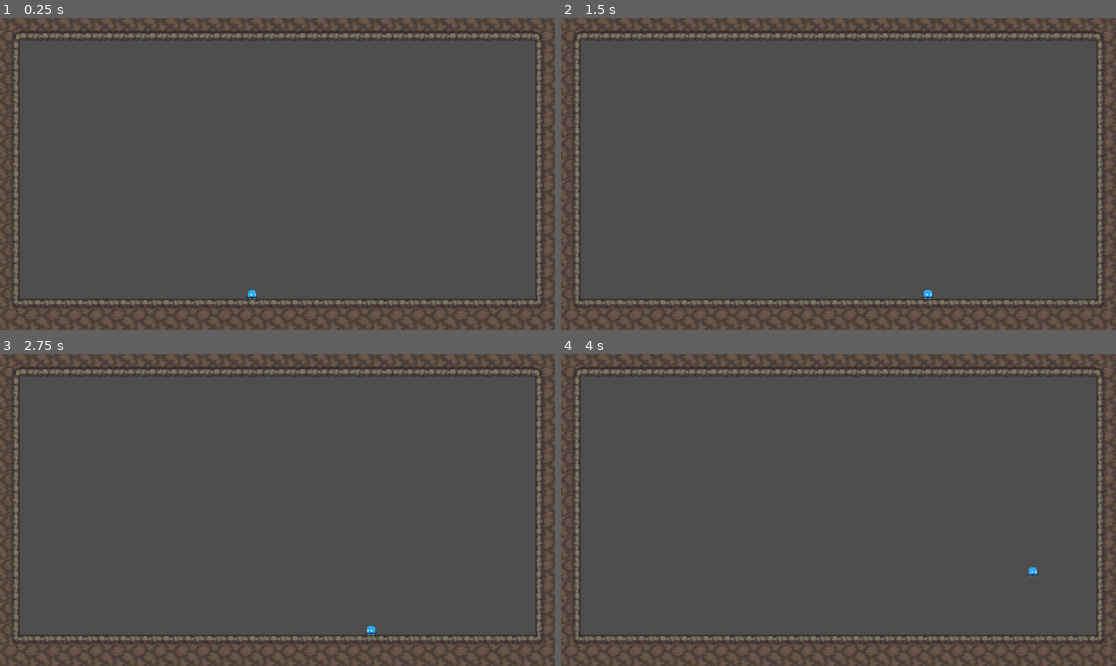
Above: before the commit, frames 1-4 (two rows, left to right).
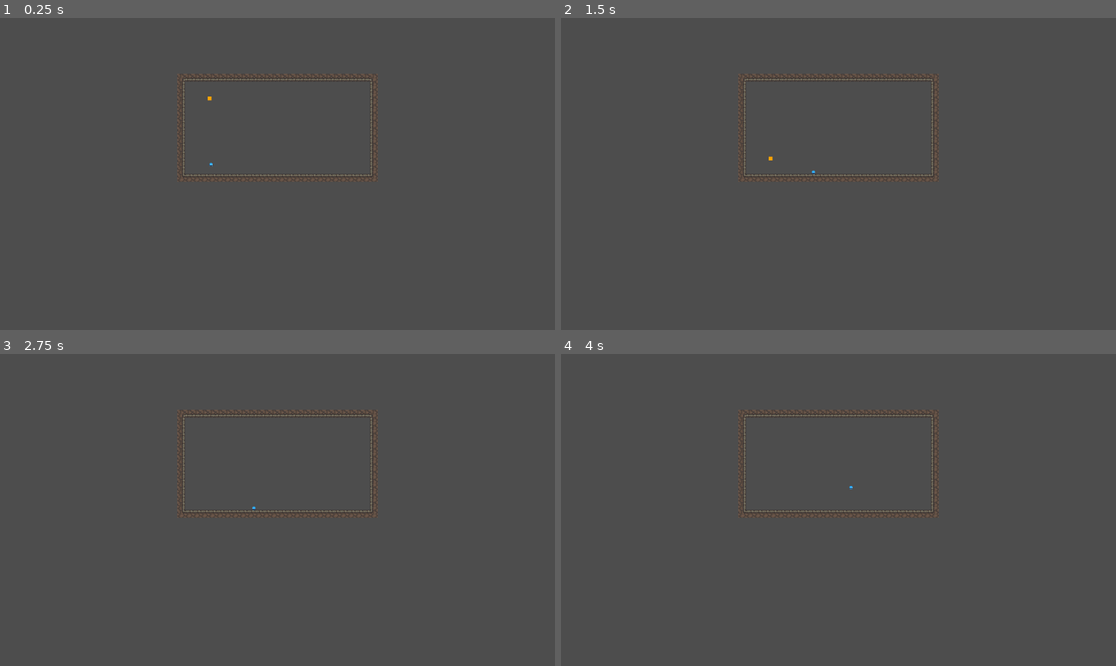
Above: after the commit, the same moments.

Repository: Miles-Miles2/gameJam_moo
Game: Godot game, scene res://scenes/haybale_test.tscn
Two runs of this game, one before a commit and one after it. Both use one fixed random seed, a clock stepped at 60 frames per second and the inputs below. Before the commit the project starts from res://scenes/init_scene.tscn.
Inputs:
- Up to frame 1 (0.25 s): no input
- Up to frame 2 (1.5 s): tap Enter at 0.5 s; hold D (move_right) from 0.53 s (still down); tap W (jump) at 0.77 s
- Up to frame 3 (2.75 s): tap W (jump) at 1.52 s; release D (move_right) at 2.03 s; hold A (move_left) from 2.03 s (still down)
- Up to frame 4 (4 s): tap Space at 2.75 s; release A (move_left) at 2.78 s; hold D (move_right) from 2.78 s (still down); tap W (jump) at 3.02, 3.77 s; tap Enter at 3.5 s

The runs differ from the first frame. In frame 1, 9.7% of the frame differs, in the area x 0-100%, y 0-100%; in frame 2, 9.7%; in frame 3, 9.7%; in frame 4, 9.7%.

Commit message:
added basic hay bale script & sprite

Diff:
--- a/project.godot
+++ b/project.godot
@@ -11,13 +11,18 @@
 [application]
 
 config/name="moo"
-run/main_scene="uid://n8gkh2ucixbh"
+run/main_scene="uid://7gm8pkvj7cll"
 config/features=PackedStringArray("4.4", "GL Compatibility")
 config/icon="res://icon.svg"
 
 [dotnet]
 
 project/assembly_name="moo"
+
+[global_group]
+
+attack=""
+ground=""
 
 [input]
 
--- /dev/null
+++ b/scenes/hay.gd
@@ -0,0 +1,35 @@
+extends Node2D
+
+@onready var bale: AnimatedSprite2D = $AnimatedSprite2D
+@onready var hitbox: CollisionShape2D = $Area2D/CollisionShape2D
+@onready var pos = position
+
+@export var speed = 100
+@export var active  = false
+
+func _ready():
+	enable()
+
+func enable():
+	print(pos)
+	active = true
+	bale.visible = active
+	hitbox.disabled = !active
+
+func disable():
+	active = false
+	bale.visible = active
+	hitbox.disabled = !active
+	position = pos
+
+# Called every frame. 'delta' is the elapsed time since the previous frame.
+func _physics_process(delta: float) -> void:
+	if active:
+		position.y += delta*speed
+
+func _on_area_2d_body_entered(body: Node2D) -> void:
+	if body.is_in_group("player"):
+		body.damage(1)
+		disable()
+	if body.is_in_group("ground"):
+		disable()
--- a/scenes/hay.tscn
+++ b/scenes/hay.tscn
@@ -1,12 +1,39 @@
-[gd_scene load_steps=2 format=3 uid="uid://885q81hw5b0h"]
+[gd_scene load_steps=6 format=3 uid="uid://885q81hw5b0h"]
+
+[ext_resource type="Script" uid="uid://cit68lnlk8blx" path="res://scenes/hay.gd" id="1_a21xl"]
+[ext_resource type="Texture2D" uid="uid://cvyy6gcjrvoqm" path="res://Assets/Sprites/tilemap_packed.png" id="2_wdxmm"]
+
+[sub_resource type="AtlasTexture" id="AtlasTexture_aiu2a"]
+atlas = ExtResource("2_wdxmm")
+region = Rect2(32, 8, 8, 8)
+
+[sub_resource type="SpriteFrames" id="SpriteFrames_1cc7i"]
+animations = [{
+"frames": [{
+"duration": 1.0,
+"texture": SubResource("AtlasTexture_aiu2a")
+}],
+"loop": true,
+"name": &"default",
+"speed": 5.0
+}]
 
 [sub_resource type="RectangleShape2D" id="RectangleShape2D_1cc7i"]
+size = Vector2(8, 8)
 
-[node name="hay" type="Node2D"]
+[node name="hay" type="Node2D" groups=["attack", "haybale"]]
+script = ExtResource("1_a21xl")
+active = true
 
 [node name="AnimatedSprite2D" type="AnimatedSprite2D" parent="."]
+visible = false
+sprite_frames = SubResource("SpriteFrames_1cc7i")
+frame_progress = 0.962258
 
 [node name="Area2D" type="Area2D" parent="."]
 
 [node name="CollisionShape2D" type="CollisionShape2D" parent="Area2D"]
 shape = SubResource("RectangleShape2D_1cc7i")
+disabled = true
+
+[connection signal="body_entered" from="Area2D" to="." method="_on_area_2d_body_entered"]
--- a/scenes/haybale_test.tscn
+++ b/scenes/haybale_test.tscn
@@ -1,6 +1,8 @@
-[gd_scene load_steps=4 format=3 uid="uid://7gm8pkvj7cll"]
+[gd_scene load_steps=6 format=3 uid="uid://7gm8pkvj7cll"]
 
 [ext_resource type="Texture2D" uid="uid://dfr0fjt7hbdw1" path="res://Assets/Sprites/ashlands_tileset.png" id="1_bnirv"]
+[ext_resource type="PackedScene" uid="uid://885q81hw5b0h" path="res://scenes/hay.tscn" id="2_au0pl"]
+[ext_resource type="PackedScene" uid="uid://bie8obrly3d0k" path="res://scenes/player.tscn" id="3_67pqc"]
 
 [sub_resource type="TileSetAtlasSource" id="TileSetAtlasSource_f0i3m"]
 texture = ExtResource("1_bnirv")
@@ -475,7 +477,15 @@
 
 [node name="initScene" type="Node2D"]
 
-[node name="TileMap" type="TileMap" parent="."]
+[node name="TileMap" type="TileMap" parent="." groups=["ground"]]
 tile_set = SubResource("TileSet_xp8dm")
 format = 2
 layer_0/tile_data = PackedInt32Array(65524, 1376256, 1, 65525, 1376256, 1, 65526, 1376256, 1, 65527, 1376256, 1, 65528, …(1406 unchanged characters)…
+
+[node name="hay" parent="." instance=ExtResource("2_au0pl")]
+position = Vector2(-141, -182)
+
+[node name="Player" parent="." instance=ExtResource("3_67pqc")]
+position = Vector2(-138, -47)
+
+[node name="Camera2D" type="Camera2D" parent="."]
--- a/Scripts/player copy.gd
+++ b/scenes/player copy.gd
@@ -9,8 +9,8 @@
 
 var addVelocityDebounce: int = 0
 
-@export var platformSpeedMultiplyer = 1
-@export var enemySpeedMultiplyer = 1
+@export var health = 3
+@export var mult = 1
 #@onready var animation_player = $AnimationPlayer
 
 # Get the gravity from the project settings to be synced with RigidBody nodes.
@@ -77,3 +77,7 @@
 			velocity.x *= 0.95
 
 	move_and_slide()
+
+func damage(num):
+	mult = num
+	health -= 1*mult
--- a/scenes/player.tscn
+++ b/scenes/player.tscn
@@ -1,6 +1,6 @@
 [gd_scene load_steps=16 format=3 uid="uid://bie8obrly3d0k"]
 
-[ext_resource type="Script" uid="uid://cy28uldywngem" path="res://Scripts/player copy.gd" id="1_4gsat"]
+[ext_resource type="Script" uid="uid://cy28uldywngem" path="res://scenes/player copy.gd" id="1_4gsat"]
 [ext_resource type="Texture2D" uid="uid://cvyy6gcjrvoqm" path="res://Assets/Sprites/tilemap_packed.png" id="2_qhqgy"]
 [ext_resource type="AudioStream" uid="uid://co7irv8t8nrdy" path="res://Audio/SFX/jump.wav" id="3_qhqgy"]
 
@@ -109,7 +109,6 @@
 
 [node name="Player" type="CharacterBody2D" groups=["player"]]
 z_index = 1
-collision_layer = 2
 script = ExtResource("1_4gsat")
 
 [node name="AnimatedSprite2D" type="AnimatedSprite2D" parent="."]
Not shown, added: scenes/hay.gd.uid
Renamed: Scripts/player copy.gd.uid -> scenes/player copy.gd.uid
